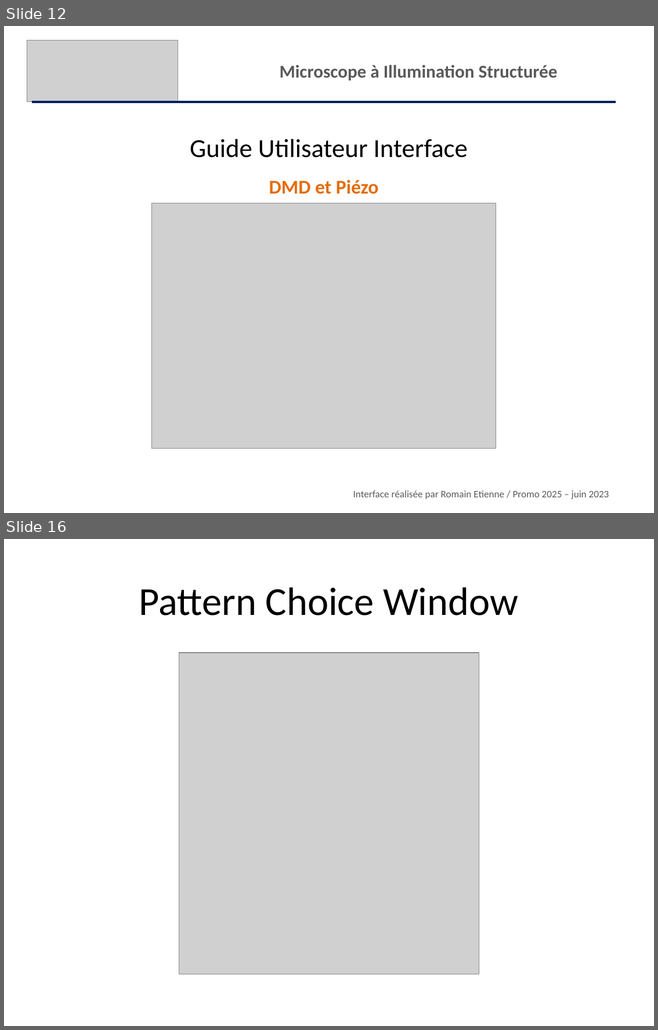
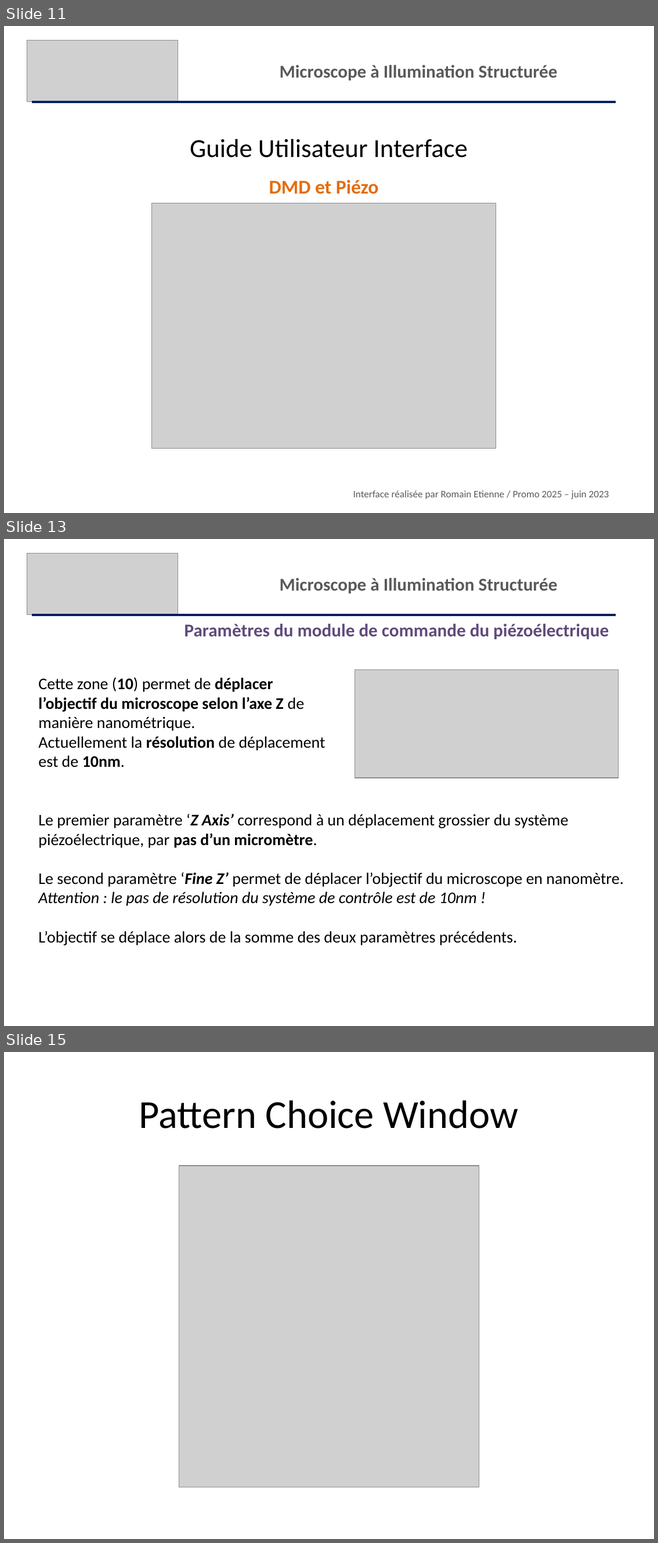
Before and after one commit to IOGS-LEnsE/labwork-GUI, a slide deck: BioPhot/Guide Utilisateur Interface.pptx. Shown one above the other, each under a label of ours: slides 12 and 16 before the commit, slides 11, 13 and 15 after it; the slides between them are not shown. The pictures are 658x1030 and 658x1543 pixels, drawn with LibreOffice and Linux fonts; fonts in the diff are those of the drawing; grey boxes stand for pictures. Boxes give left, top, right and bottom in pixels: in the first picture for what was removed or moved away, otherwise in the second. Text is boxed around its words. In the diff, an @@ line names an element or a change of style, - is before the commit and + after.

```diff
--- a/BioPhot/Guide Utilisateur Interface.pptx
+++ b/BioPhot/Guide Utilisateur Interface.pptx
@@ slide 13 added at (4,539,654,1026), background #FFFFFF @@
@@ picture added at (27,553,177,615) @@
@@ text added at (280,578,557,594), 20 pt, text #595959, bold @@
+Microscope à Illumination Structurée
@@ line added from (32, 615) to (615, 615), #002060 2.25 pt @@
@@ text added at (184,624,608,639), 20 pt, text #604A7B, bold @@
+Paramètres du module de commande du piézoélectrique
@@ text added at (38,677,325,768), 18 pt, text #000000 @@
+Cette zone (10) permet de déplacer l’objectif du microscope selon l’axe Z de manière nanométrique.
+Actuellement la résolution de déplacement est de 10nm.
@@ picture added at (354,669,618,778) @@
@@ text added at (38,814,623,946), 18 pt, text #000000 @@
+Le premier paramètre ‘Z Axis’ correspond à un déplacement grossier du système piézoélectrique, par pas d’un micromètre.
+Le second paramètre ‘Fine Z’ permet de déplacer l’objectif du microscope en nanomètre.
+Attention : le pas de résolution du système de contrôle est de 10nm !
+L’objectif se déplace alors de la somme des deux paramètres précédents.
@@ what was slide 12 is now slide 11 @@
@@ what was slide 16 is now slide 15 @@
```
Also in this commit, not shown: 3 slides changed, 2 slides removed.
